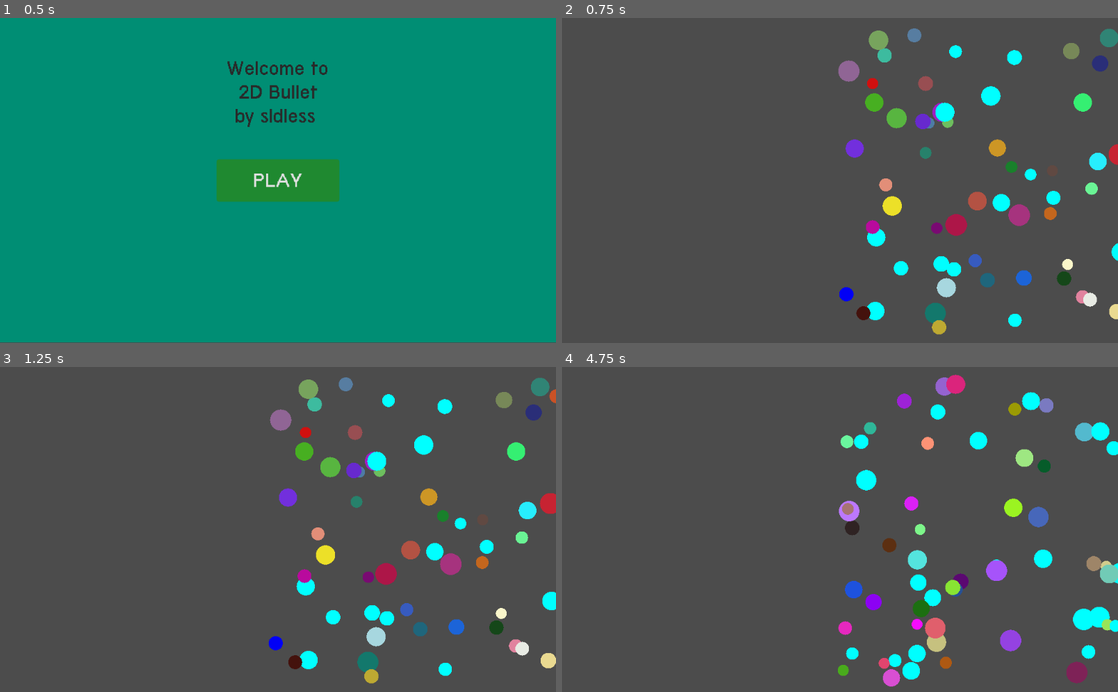
Above: before the commit, frames 1-4 (two rows, left to right).
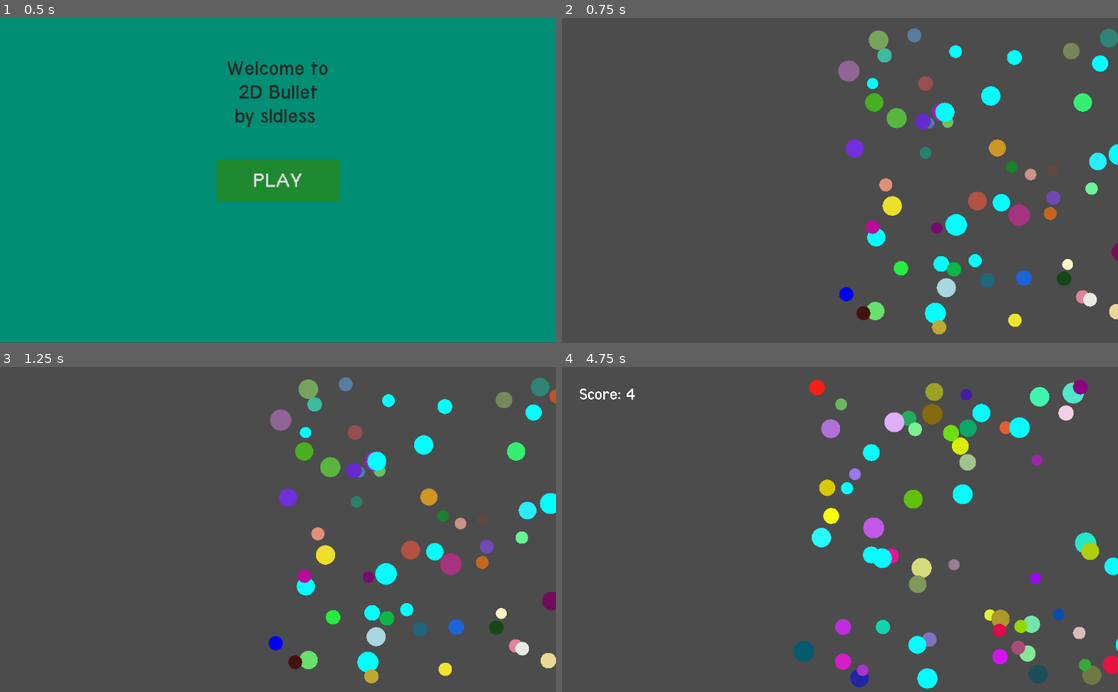
Above: after the commit, the same moments.

Repository: sldless/2DBullet
Game: Godot game, scene res://scripts/Menu/Menu.tscn
Same seed, same stepped clock (60 frames per second), same inputs: the game is played once before the commit and once after it.
Inputs (mouse positions are in pixels of both pictures, inside the frame that each line leads up to):
- Up to frame 1 (0.5 s): no input
- Up to frame 2 (0.75 s): click "PLAY" at 0.5 s
- Up to frame 3 (1.25 s): no input
- Up to frame 4 (4.75 s): move the mouse to (951, 399) at 1.27 s; click (951, 399) at 1.35 s; move the mouse to (878, 448) at 2.02 s; click (878, 448) at 2.1 s; move the mouse to (934, 471) at 2.77 s; click (934, 471) at 2.85 s; move the mouse to (1045, 649) at 3.52 s; click (1045, 649) at 3.6 s; move the mouse to (1112, 672) at 4.27 s; click (1112, 672) at 4.35 s

Frame 1 is identical in both runs. In frame 2, 1.4% of the frame differs, in the area x 54-100%, y 11-96%; in frame 3, 1.5%; in frame 4, 13%, in the area x 3-100%, y 2-100%.

Commit message:
Update main.gd
add a more spawn rate for the enemy ball

Diff:
--- a/scripts/main.gd
+++ b/scripts/main.gd
@@ -14,7 +14,7 @@
 		get_node(".").add_child(ensc)
 		var nop = get_node("Circle_" + str(i))
 		nop.get_node("CollisionShape2D").shape.set_radius(nop.enemy.size)
-		if i % 4 == 0:
+		if i % 6 == 0:
 			nop.enemy.color = Color.aqua
 			nop.enemy.deadly = true
 func _on_RespawnTimer_timeout():
